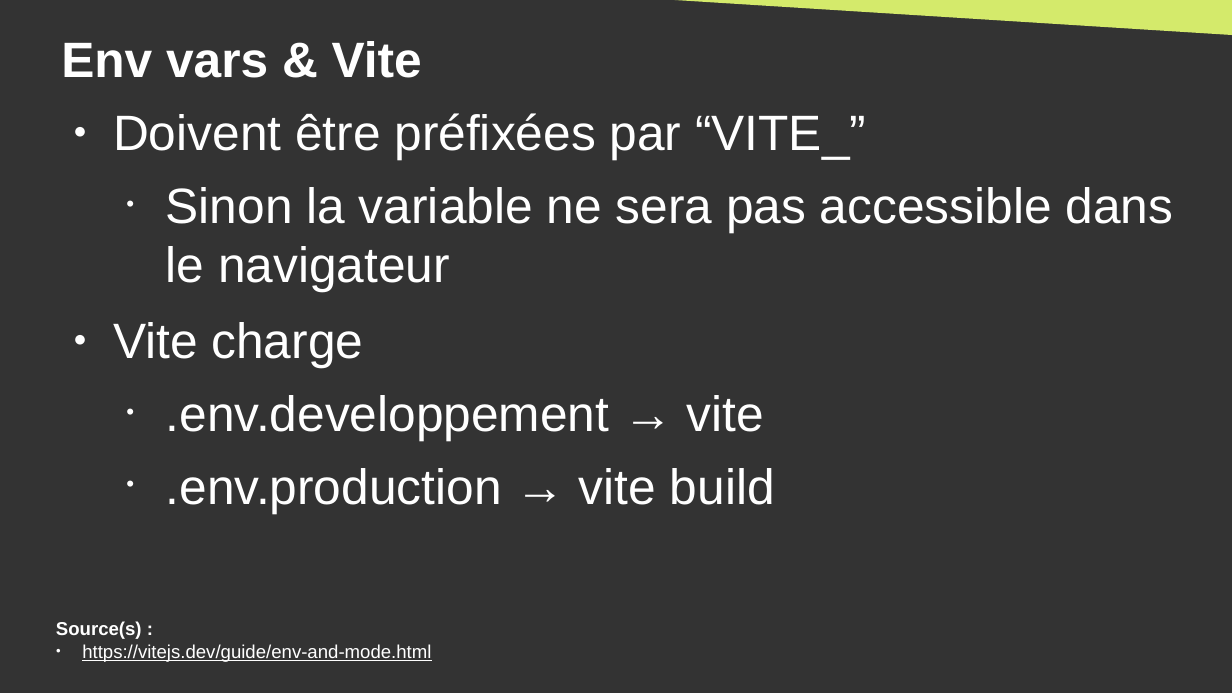
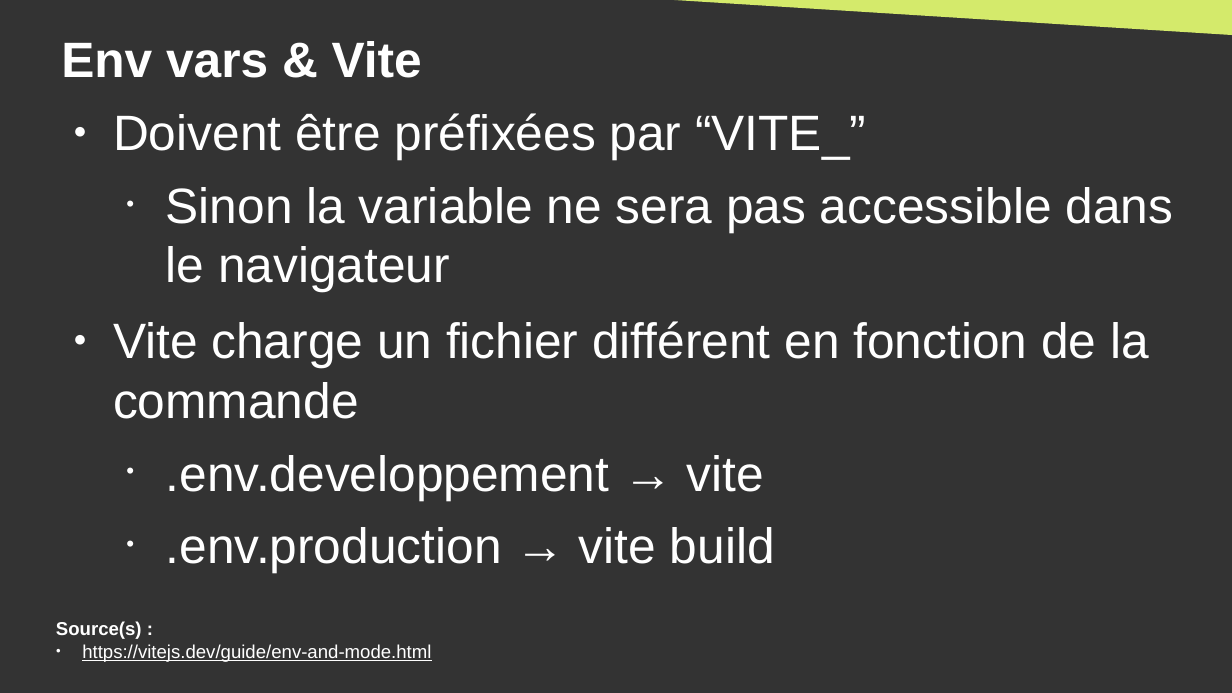
Before and after one commit to DanYellow/cours, a slide deck: slide 56 of developpement-front-s5/travaux-pratiques/numero-4/presentation.odp (slide 55 before the commit). Drawn at 1232x693 pixels with LibreOffice and Linux fonts; fonts in the diff are those of the drawing. Boxes give left, top, right and bottom in pixels: in the first picture for what was removed or moved away, otherwise in the second. Text is boxed around its words. In the diff, an @@ line names an element or a change of style, - is before the commit and + after.

```diff
--- a/developpement-front-s5/travaux-pratiques/numero-4/presentation.odp
+++ b/developpement-front-s5/travaux-pratiques/numero-4/presentation.odp
@@ text at (113,321,1149,419): text changed @@
-● Vite charge
+● Vite charge un fichier différent en fonction de la commande
```
Also in this commit, not shown: 8 other slides changed, 1 slide added, 3 other files.
